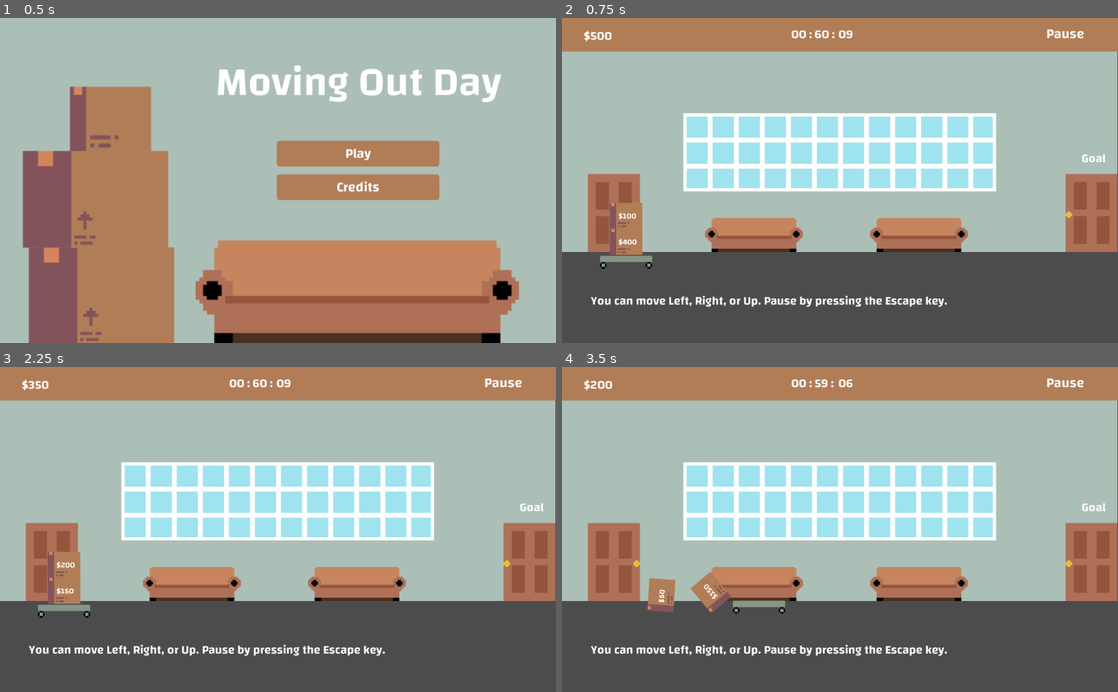
Above: before the commit, frames 1-4 (two rows, left to right).
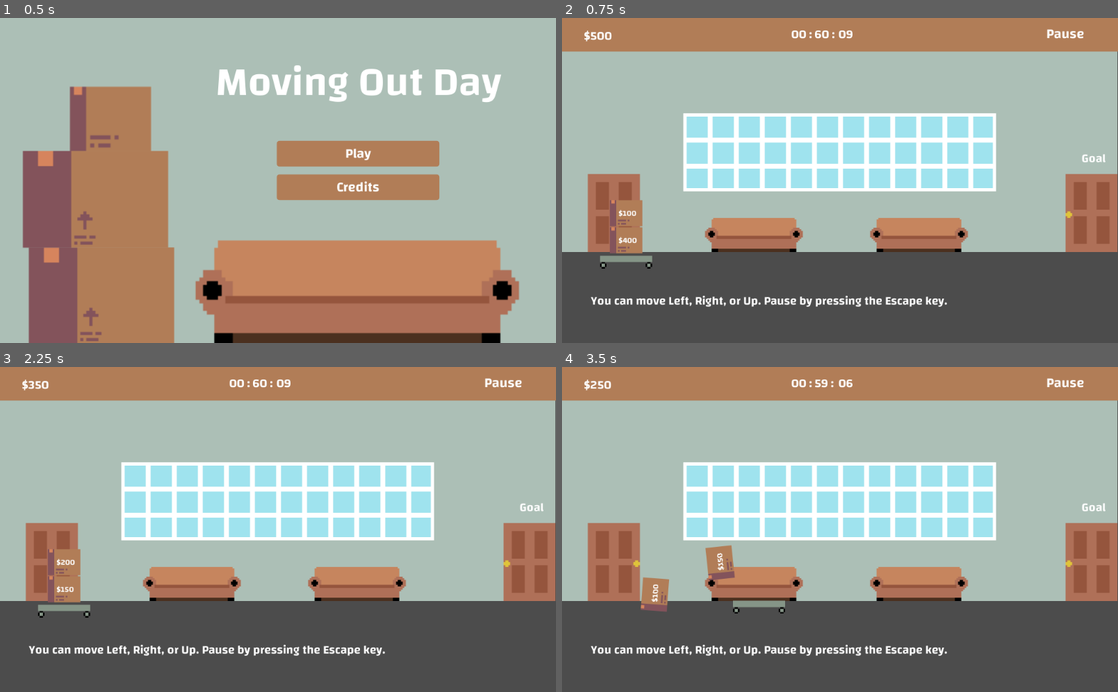
Above: after the commit, the same moments.

Repository: JMixson/moving-out-day
Game: Godot game, scene res://Scenes/Main Menu.tscn
Same seed, same stepped clock (60 frames per second), same inputs: the game is played once before the commit and once after it.
Inputs:
- Up to frame 1 (0.5 s): no input
- Up to frame 2 (0.75 s): click "Play" at 0.5 s
- Up to frame 3 (2.25 s): click "Pause" at 1.25 s; click "Restart" at 2 s
- Up to frame 4 (3.5 s): tap Enter at 2.75 s; hold Right (ui_right) from 2.78 s (still down); tap Up (ui_up) at 3.02 s

Frame 1 is identical in both runs. In frame 2, 0.2% of the frame differs, in the area x 8-15%, y 55-73%; in frame 3, 0.2%; in frame 4, 1.2%, in the area x 6-32%, y 4-76%.

Commit message:
Update box physics
This allows for more boxes in a scene. Most useful variables for adding more boxes are: Absorbent, Gravity Scale, and Sleeping. Other variables slightly change the movement of a box.

Diff:
--- a/Scenes/Box.tscn
+++ b/Scenes/Box.tscn
@@ -6,9 +6,10 @@
 [ext_resource path="res://Assets/Audio/box-drop-sound.wav" type="AudioStream" id=4]
 
 [sub_resource type="PhysicsMaterial" id=2]
-friction = 3.0
+friction = 150.0
 rough = true
 bounce = 0.1
+absorbent = true
 
 [sub_resource type="RectangleShape2D" id=1]
 extents = Vector2( 30, 24 )
@@ -17,11 +18,12 @@
 script = ExtResource( 2 )
 
 [node name="RigidBody2D" type="RigidBody2D" parent="."]
-mass = 25.5102
+mass = 10.2041
 physics_material_override = SubResource( 2 )
-gravity_scale = 15.0
+gravity_scale = 7.0
 contacts_reported = 1
 contact_monitor = true
+sleeping = true
 
 [node name="Sprite" type="Sprite" parent="RigidBody2D"]
 texture = ExtResource( 1 )
